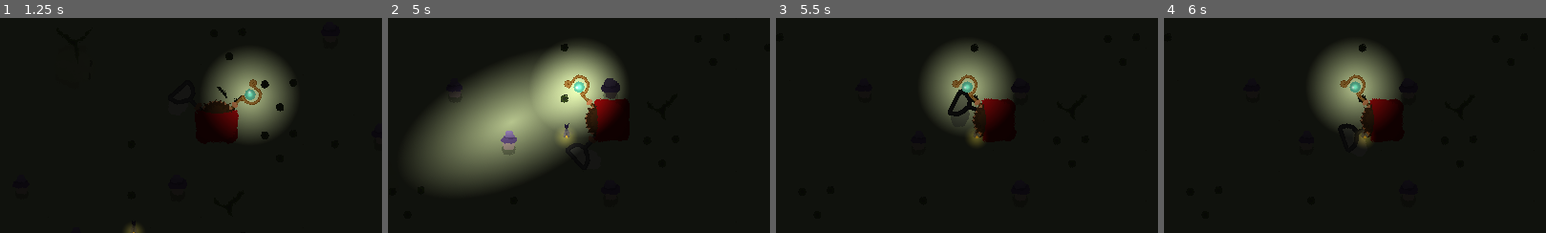
Above: before the commit, frames 1-4 (left to right).
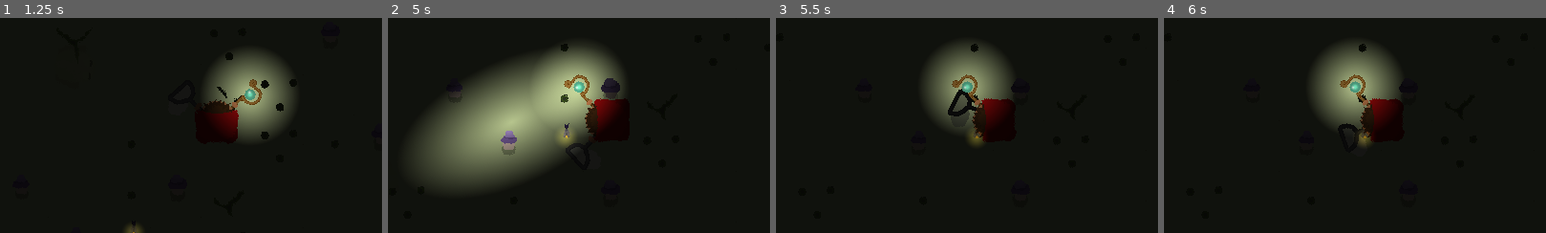
Above: after the commit, the same moments.

Repository: Splashy-Inc/amphibiwitch
Game: Godot game, scene res://SCENES/screen_manager.tscn
The game is run twice, just before and just after one commit, with the same random seed, the same clock (stepped at 60 frames per second) and the same inputs. The engine's default icon, where the game draws it, is replaced by a stand-in: a white triangle on a blue panel in a dark square.
Inputs (mouse positions are % of the whole screen's width and height, from its top left):
- Up to frame 1 (1.25 s): click "Play" at 0.5 s
- Up to frame 2 (5 s): tap Enter at 1.25 s; move the mouse to (72, 45) at 1.27 s; hold D (right) 1.28-2.03 s; hold Right mouse button (light) 1.28-2.03 s; click (72, 45) at 1.42 s; move the mouse to (30, 55) at 2.02 s; hold S (down) 2.03-2.78 s; right-click (30, 55) at 2.1 s; move the mouse to (60, 28) at 2.77 s; press the mouse at (60, 28) at 2.78 s; hold D (right) 2.78-3.53 s; right-click (60, 28) at 3.05 s; move the mouse to (45, 70) at 3.52 s; release the mouse at (45, 70) at 3.53 s; hold W (up) 3.53-4.28 s; right-click (45, 70) at 3.6 s; click (45, 70) at 3.67 s; move the mouse to (80, 65) at 4.27 s; hold A (left) from 4.28 s (still down); hold Right mouse button (light) from 4.28 s (still down)
- Up to frame 3 (5.5 s): keep holding A (left); move the mouse to (20, 35) at 5.02 s; release Right mouse button (light) at 5.03 s; click (20, 35) at 5.1 s; right-click (20, 35) at 5.3 s
- Up to frame 4 (6 s): move the mouse to (55, 50) at 5.77 s; release A (left) at 5.78 s; hold S (down) from 5.78 s (still down); hold Right mouse button (light) from 5.78 s (still down); click (55, 50) at 5.92 s
The pictures show only the part of the screen within x 22-72%, y 26-76%; the shares and areas given below are measured in that part.

Frame 1 is identical in both runs. In frame 2, 1.8% of the frame differs, in the area x 44-57%, y 21-44%; in frame 3, less than 0.1%; in frame 4, nothing differs.

Commit message:
Staff energy usage and recharge

Diff:
--- a/SCENES/frog.tscn
+++ b/SCENES/frog.tscn
@@ -42,6 +42,18 @@
 [sub_resource type="CircleShape2D" id="CircleShape2D_14s52"]
 radius = 48.0
 
+[sub_resource type="Gradient" id="Gradient_50fmm"]
+interpolation_mode = 1
+colors = PackedColorArray(1, 1, 1, 0.792157, 0, 0, 0, 0)
+
+[sub_resource type="GradientTexture2D" id="GradientTexture2D_jm0sb"]
+gradient = SubResource("Gradient_50fmm")
+width = 16
+height = 16
+fill = 1
+fill_from = Vector2(0.5, 0.5)
+fill_to = Vector2(0, 0.5)
+
 [node name="Frog" type="CharacterBody2D"]
 collision_layer = 4
 collision_mask = 3
@@ -54,3 +66,14 @@
 
 [node name="CollisionShape2D" type="CollisionShape2D" parent="."]
 shape = SubResource("CircleShape2D_14s52")
+
+[node name="EyeShine" type="Node2D" parent="."]
+visible = false
+
+[node name="Sprite2D" type="Sprite2D" parent="EyeShine"]
+position = Vector2(-10, -34)
+texture = SubResource("GradientTexture2D_jm0sb")
+
+[node name="Sprite2D2" type="Sprite2D" parent="EyeShine"]
+position = Vector2(21, -34)
+texture = SubResource("GradientTexture2D_jm0sb")
--- a/SCENES/staff.tscn
+++ b/SCENES/staff.tscn
@@ -137,6 +137,7 @@
 texture = SubResource("GradientTexture2D_hdb2i")
 
 [node name="CollisionPolygon2D" type="CollisionPolygon2D" parent="ActiveLightArea"]
+visible = false
 position = Vector2(-75, -106)
 rotation = -0.654498
 scale = Vector2(1.67, 1.67)
--- a/SCRIPTS/frog.gd
+++ b/SCRIPTS/frog.gd
@@ -6,8 +6,11 @@
 
 var is_lit := false
 
+@onready var animated_sprite_2d: AnimatedSprite2D = $AnimatedSprite2D
+@onready var eye_shine: Node2D = $EyeShine
+
 func _physics_process(delta: float) -> void:
-	modulate.a = move_toward(modulate.a, float(is_lit), delta)
+	animated_sprite_2d.modulate.a = move_toward(animated_sprite_2d.modulate.a, float(is_lit), delta)
 	if is_lit:
 		var direction := -global_position.direction_to(get_tree().get_first_node_in_group("Player").global_position)
 		if direction:
@@ -19,9 +22,10 @@
 	move_and_slide()
 
 func on_hit():
-	if modulate.a > 0.0:
+	if animated_sprite_2d.modulate.a > 0.0:
 		queue_free()
 
 func set_lit(new_lit: bool):
 	if new_lit != is_lit:
 		is_lit = new_lit
+	eye_shine.visible = is_lit
--- a/SCRIPTS/staff.gd
+++ b/SCRIPTS/staff.gd
@@ -6,6 +6,8 @@
 @onready var active_area: CollisionPolygon2D = $ActiveLightArea/CollisionPolygon2D
 @onready var passive_light: PointLight2D = $PassiveLight
 
+const energy_use_per_second = .5
+var energy := 1.0
 
 var active := false
 
@@ -15,8 +17,13 @@
 
 # Called every frame. 'delta' is the elapsed time since the previous frame.
 func _process(delta: float) -> void:
-	active_light.visible = active
-	active_area.disabled = not active
+	var energy_mod = 1.0
+	if active:
+		energy_mod = -1.0
+	passive_light.energy = clamp(passive_light.energy + delta * energy_mod * energy_use_per_second, 0.0, 1.0)
+	active_light.visible = active and passive_light.energy > 0.0
+	active_area.disabled = not active_light.visible
+
 
 
 func _on_active_light_area_body_entered(body: Node2D) -> void:
Not shown: 1 places in SCENES/frog.tscn that only renumber resources
